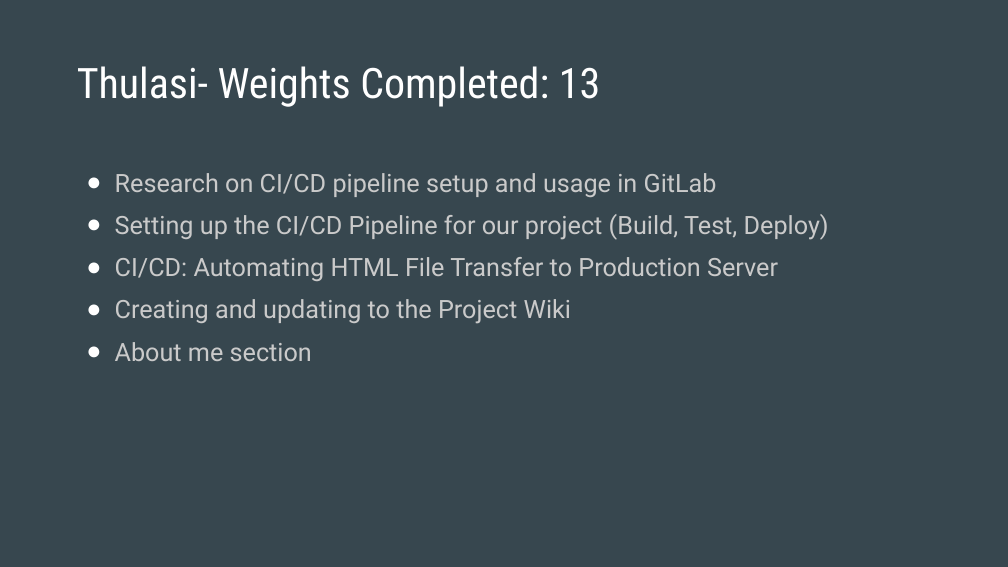
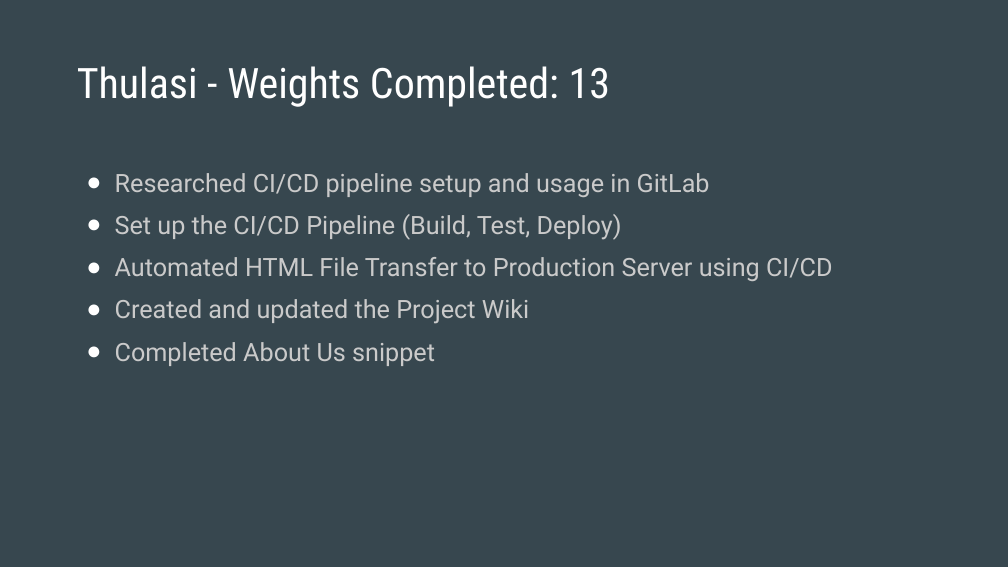
Before and after one commit to rehan-code/Game-Library-Web-App, a slide deck: slide 9 of CIS4250_Retrospective.pptx. Drawn at 1008x567 pixels with LibreOffice and Linux fonts; fonts in the diff are those of the drawing. Boxes give left, top, right and bottom in pixels: in the first picture for what was removed or moved away, otherwise in the second. Text is boxed around its words. In the diff, an @@ line names an element or a change of style, - is before the commit and + after.

Commit message:
Updated presentation

```diff
--- a/CIS4250_Retrospective.pptx
+++ b/CIS4250_Retrospective.pptx
@@ title at (77, 66, 610, 107): spaces changed @@
-Thulasi- Weights Completed: 13
+Thulasi - Weights Completed: 13
@@ text at (115, 173, 833, 366): text changed @@
-● Research on CI/CD pipeline setup and usage in GitLab
-● Setting up the CI/CD Pipeline for our project (Build, Test, Deploy)
-● CI/CD: Automating HTML File Transfer to Production Server
-● Creating and updating to the Project Wiki
-● About me section
+● Researched CI/CD pipeline setup and usage in GitLab
+● Set up the CI/CD Pipeline (Build, Test, Deploy)
+● Automated HTML File Transfer to Production Server using CI/CD
+● Created and updated the Project Wiki
+● Completed About Us snippet
```
Also in this commit, not shown: 6 other slides changed.
